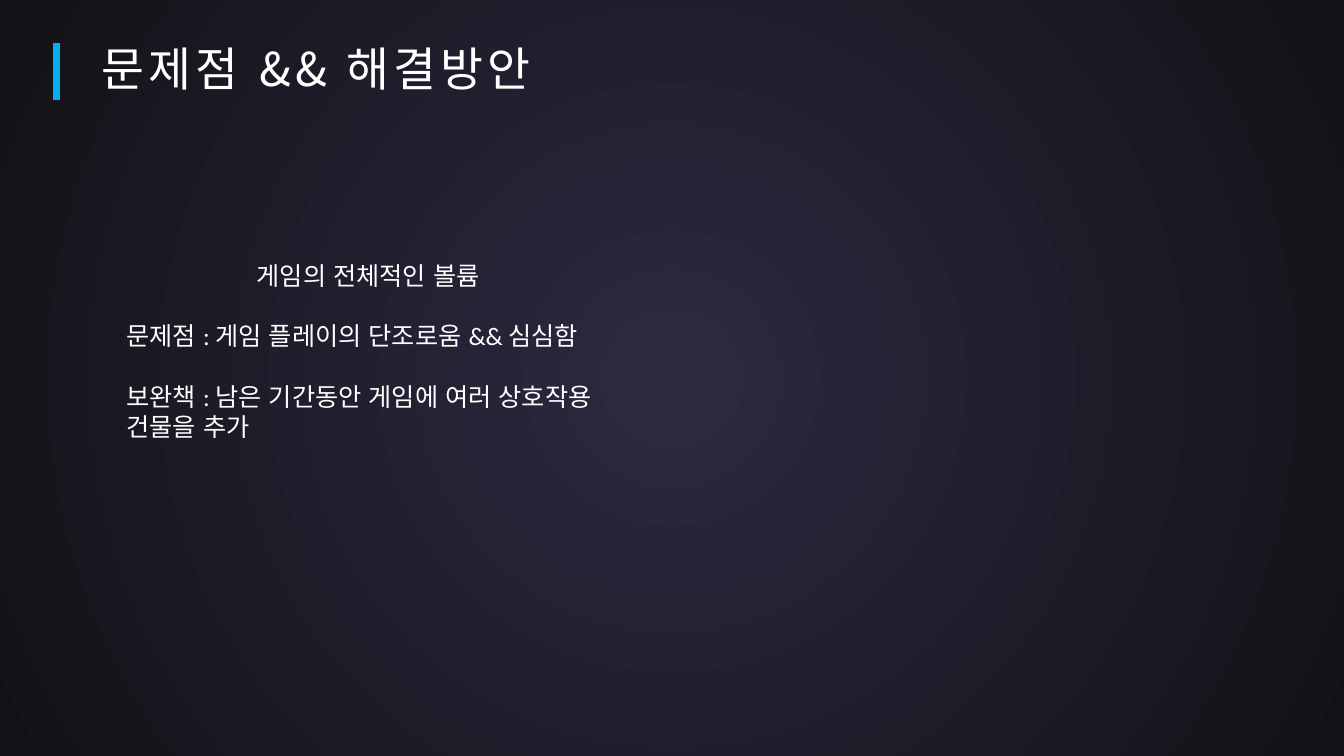
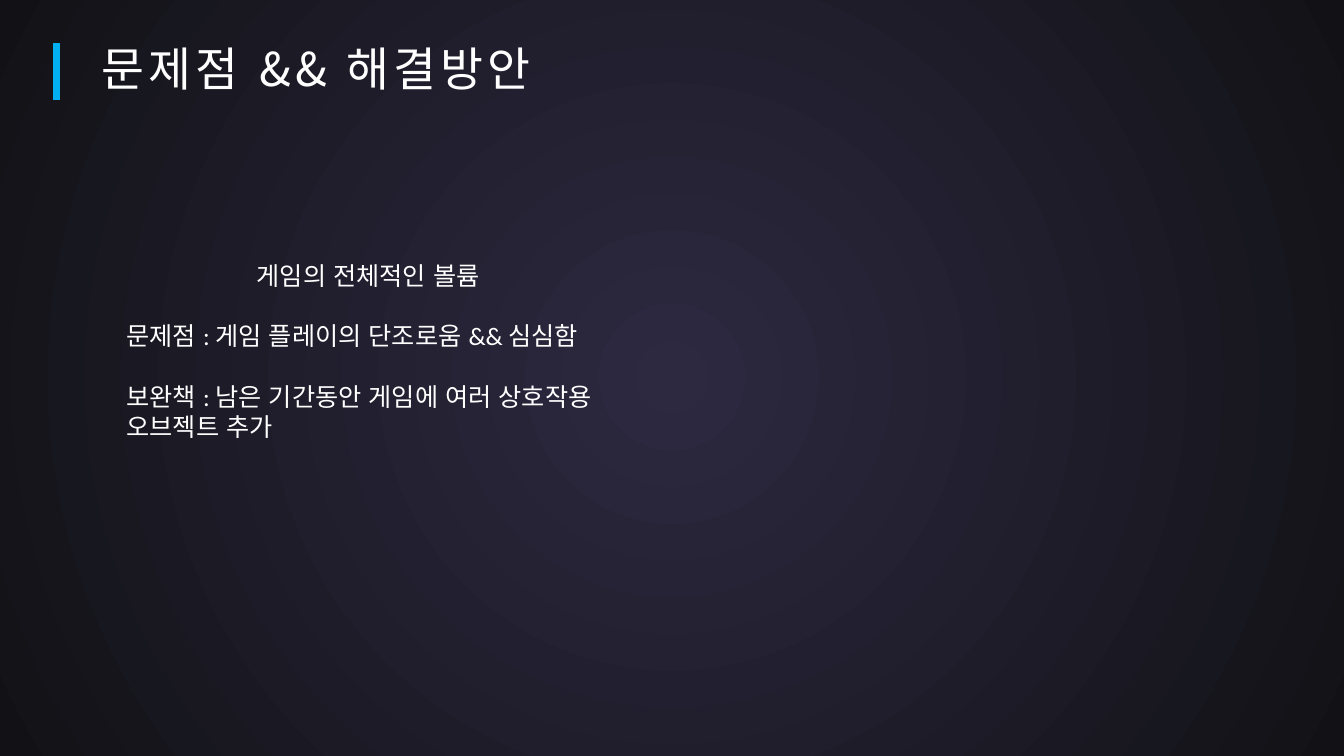
Before and after one commit to SuperTaeJun/GraduationWork, a slide deck: slide 13 of 작업일지 && 졸작자료/중간평가.pptx. Drawn at 1344x756 pixels with LibreOffice and Linux fonts; fonts in the diff are those of the drawing. Boxes give left, top, right and bottom in pixels: in the first picture for what was removed or moved away, otherwise in the second. Text is boxed around its words. In the diff, an @@ line names an element or a change of style, - is before the commit and + after.

```diff
--- a/작업일지 && 졸작자료/중간평가.pptx
+++ b/작업일지 && 졸작자료/중간평가.pptx
@@ text at (127,385,592,438): text changed @@
-보완책 : 남은 기간동안 게임에 여러 상호작용 건물을 추가
+보완책 : 남은 기간동안 게임에 여러 상호작용 오브젝트 추가
```
Also in this commit, not shown: 2 other slides changed.
